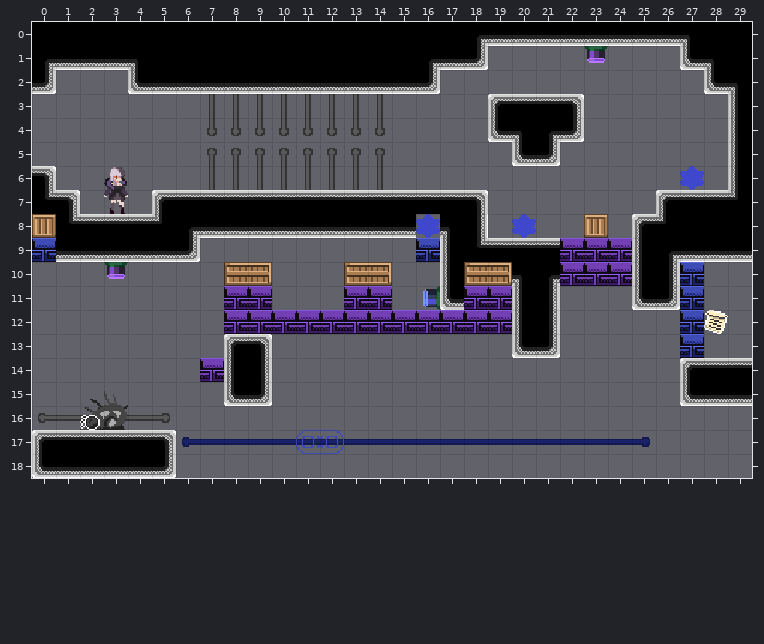
One commit to this Tiled map: Assets/maps/BookmarkLevels/2 - Lower Class Rooms/6 - UnlockGravitySwap.tmx. That is the earlier state.
Cells are 16x16 px. Shown: x 0..29, y 0..18.
The result:
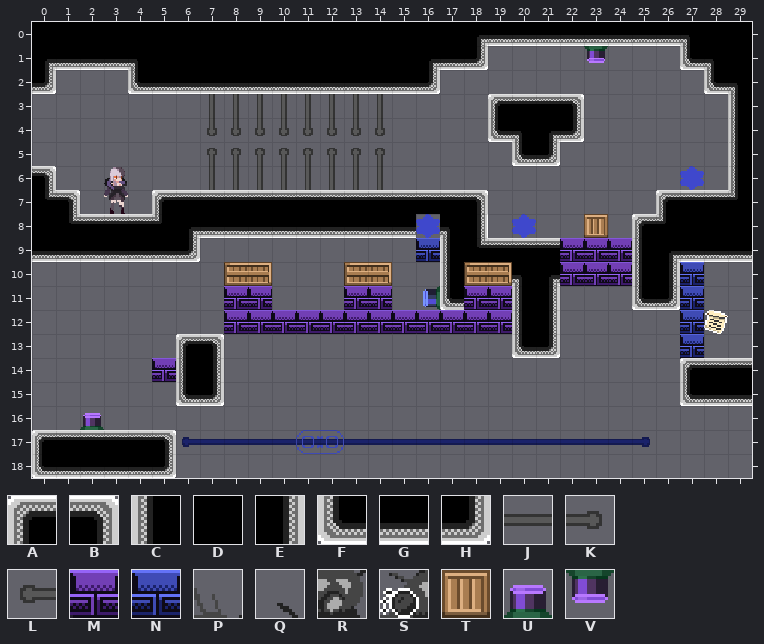
Key: from "Memory world tileset": A 0, B 2, C 5, D 6, E 7, F 10, G 11, H 12; from "PlaceholderSprites": J 13, K 14, L 14 flipped left-right, M 28, N 29, P 31 flipped left-right, Q 32 flipped left-right, R 46 flipped left-right, S 47 flipped left-right, T 54, U 58, V 58 flipped up-down.
_ is an empty cell.
Tiles replaced or removed in this view: A, B, C, E, F, H, J, K, L, M, N, P, Q, R, S, T, V.
Tiles of an added or newly shown layer are drawn over the layers below it.
Diff:
Changed rows in their new state; . is an unchanged cell.
Layer "bkg_close":
first column x 0:
16 ______
Layer "ground":
first column x 0:
 8 D.........
 9 G.........
10 ..._......
13 ......AB__
14 ......CE__
15 ..__..FH__
16 ..U_......
Layer "onoff2-defaulton" (added):
first column x 5:
14 M
Boxes around the changes in both pictures, in picture pixels (x1, y1, x2, y2):
changed: (32, 214, 56, 262)
removed: (104, 262, 128, 279)
changed: (38, 334, 272, 430)
